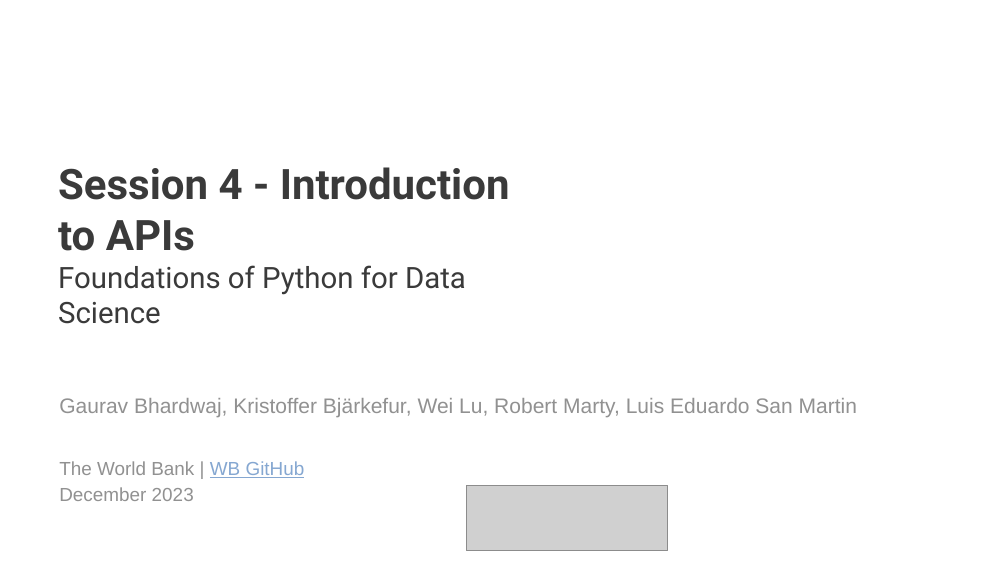
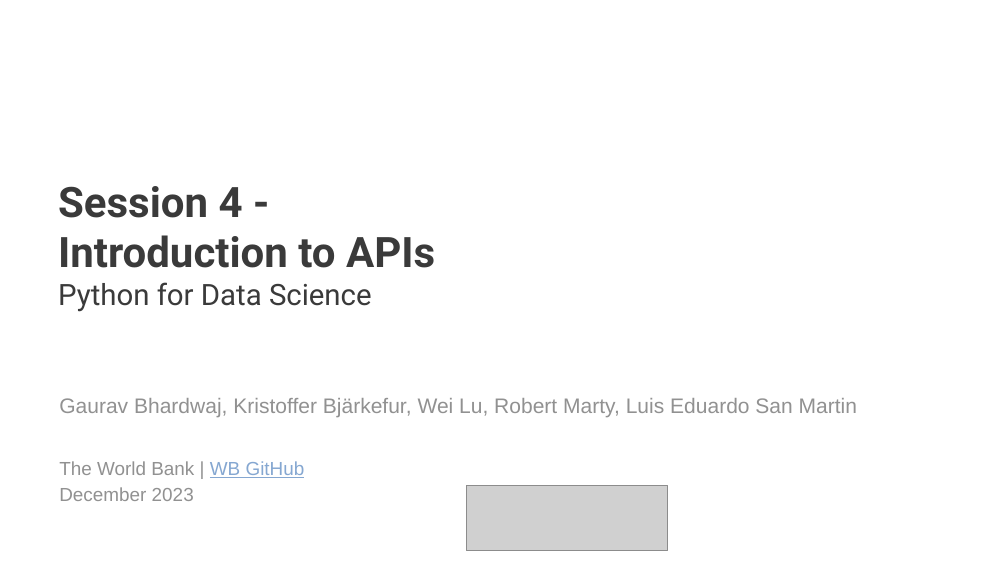
Before and after one commit to worldbank/dec-python-course, a slide deck: slide 1 of 1-foundations/4-api-and-dataviz/Introduction to APIs.pptx. Drawn at 1008x567 pixels with LibreOffice and Linux fonts; fonts in the diff are those of the drawing; grey boxes stand for pictures; background and template pictures are left out. Boxes give left, top, right and bottom in pixels: in the first picture for what was removed or moved away, otherwise in the second. Text is boxed around its words. In the diff, an @@ line names an element or a change of style, - is before the commit and + after.

Commit message:
updated API intro presentation

```diff
--- a/1-foundations/4-api-and-dataviz/Introduction to APIs.pptx
+++ b/1-foundations/4-api-and-dataviz/Introduction to APIs.pptx
@@ title at [58, 186, 435, 312]: text changed; size 28 to 40 pt; bold on @@
-Session 4 - Introduction to APIs
-Foundations of Python for Data Science
+Session 4 - Introduction to APIs
+Python for Data Science
```
Also in this commit, not shown: 13 other slides changed, 1 slide added, 1 slide removed, 1 other file.
